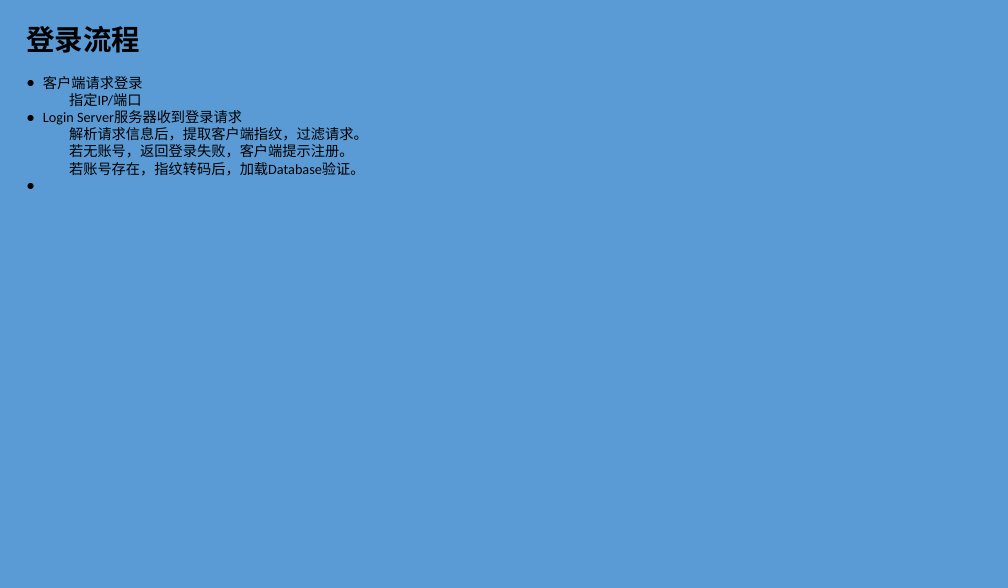
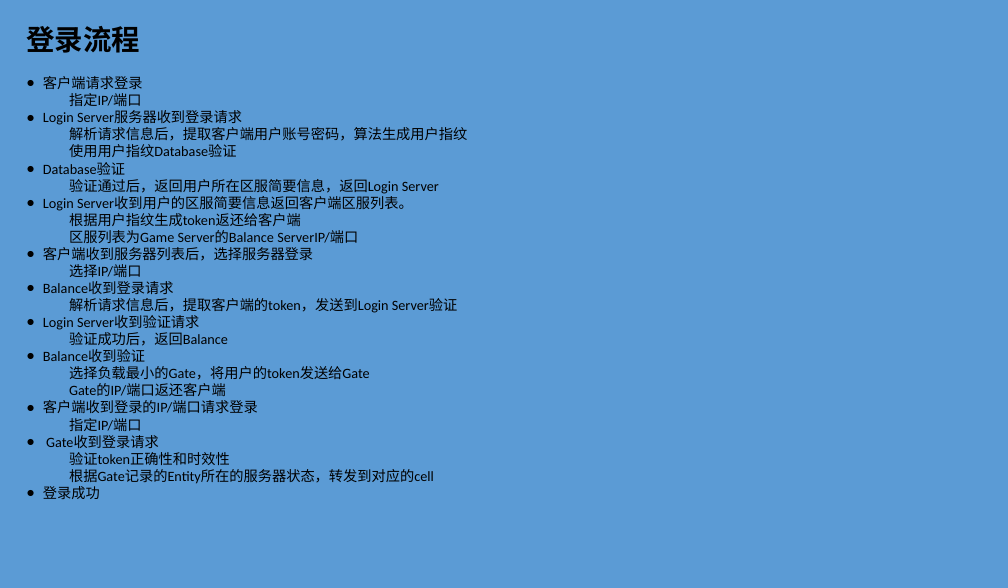
Before and after one commit to stanleyguo0207/typhoon_zero, a slide deck: slide 2 of doc/framework.pptx. Drawn at 1008x588 pixels with LibreOffice and Linux fonts; fonts in the diff are those of the drawing. Boxes give left, top, right and bottom in pixels: in the first picture for what was removed or moved away, otherwise in the second. Text is boxed around its words. In the diff, an @@ line names an element or a change of style, - is before the commit and + after.

Commit message:
feat: framework登录流程更新

```diff
--- a/doc/framework.pptx
+++ b/doc/framework.pptx
@@ text at box(43, 127, 467, 499): text changed @@
-    解析请求信息后，提取客户端指纹，过滤请求。
-    若无账号，返回登录失败，客户端提示注册。
-    若账号存在，指纹转码后，加载Database验证。
+    解析请求信息后，提取客户端用户账号密码，算法生成用户指纹
+    使用用户指纹Database验证
+● Database验证
+  验证通过后，返回用户所在区服简要信息，返回Login Server
+● Login Server收到用户的区服简要信息返回客户端区服列表。
+    根据用户指纹生成token返还给客户端
+  区服列表为Game Server的Balance ServerIP/端口
+● 客户端收到服务器列表后，选择服务器登录
+  选择IP/端口
+● Balance收到登录请求
+    解析请求信息后，提取客户端的token，发送到Login Server验证
+● Login Server收到验证请求
+  验证成功后，返回Balance
+● Balance收到验证
+选择负载最小的Gate，将用户的token发送给Gate
+Gate的IP/端口返还客户端
+● 客户端收到登录的IP/端口请求登录
+指定IP/端口
+● Gate收到登录请求
+    验证token正确性和时效性
+    根据Gate记录的Entity所在的服务器状态，转发到对应的cell
+● 登录成功
```
